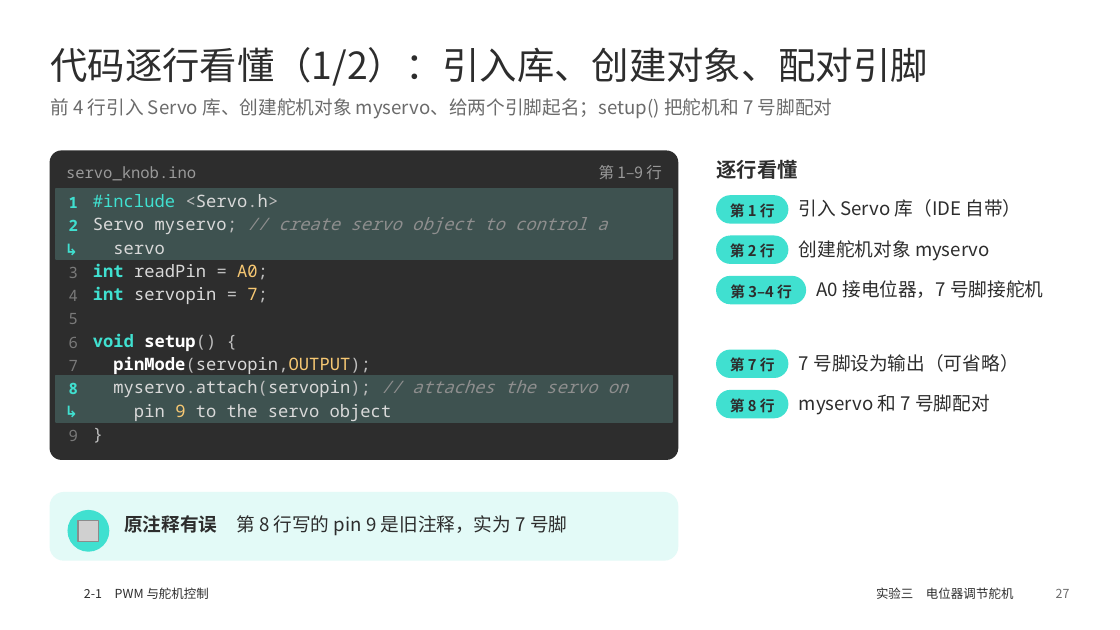
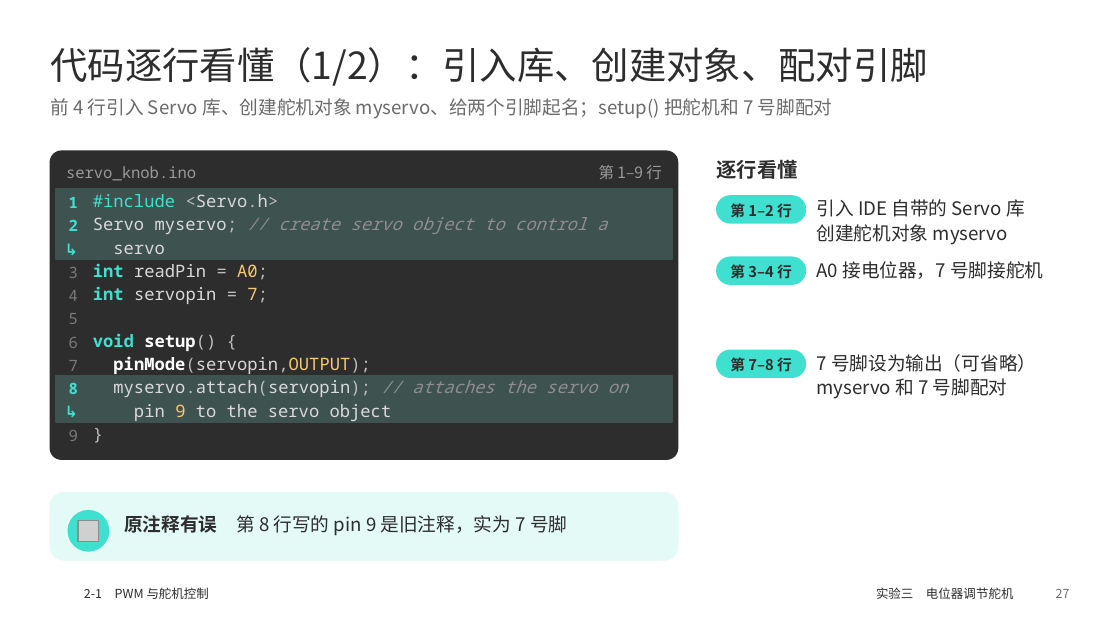
Before and after one commit to memoryzm214/Ericzm214, a slide deck: slide 27 of arduino-ppt/output/2-1_PWM_RGB呼吸灯_舵机_摇杆.pptx. Drawn at 1120x630 pixels with LibreOffice and Linux fonts; fonts in the diff are those of the drawing; grey boxes stand for pictures; background and template pictures are left out. Boxes give left, top, right and bottom in pixels: in the first picture for what was removed or moved away, otherwise in the second. Text is boxed around its words. In the diff, an @@ line names an element or a change of style, - is before the commit and + after.

```diff
--- a/arduino-ppt/output/2-1_PWM_RGB呼吸灯_舵机_摇杆.pptx
+++ b/arduino-ppt/output/2-1_PWM_RGB呼吸灯_舵机_摇杆.pptx
@@ rounded rectangle: place and size @@
-rounded rectangle at bbox=[717, 196, 787, 223]
+rounded rectangle at bbox=[717, 196, 805, 223]
@@ text at bbox=[730, 201, 792, 220]: text changed @@
-第 1 行
+第 1–2 行
@@ text at bbox=[817, 199, 1025, 245]: text changed @@
-引入 Servo 库（IDE 自带）
+引入 IDE 自带的 Servo 库
+创建舵机对象 myservo
@@ rounded rectangle: place and size @@
-rounded rectangle at bbox=[717, 236, 787, 263]
+rounded rectangle at bbox=[717, 258, 805, 284]
@@ text "第 3–4 行": place and size @@
-text "第 3–4 行" at bbox=[730, 282, 792, 301]
+text "第 3–4 行" at bbox=[730, 263, 792, 282]
@@ text removed at bbox=[730, 243, 775, 258] @@
-第 2 行
@@ text removed at bbox=[799, 240, 990, 261] @@
-创建舵机对象 myservo
@@ text "A0 接电位器，7 号脚接舵机": place and size @@
-text "A0 接电位器，7 号脚接舵机" at bbox=[817, 280, 1043, 298]
+text "A0 接电位器，7 号脚接舵机" at bbox=[817, 261, 1043, 279]
@@ rounded rectangle: place and size @@
-rounded rectangle at bbox=[717, 277, 805, 304]
+rounded rectangle at bbox=[717, 351, 805, 377]
@@ rounded rectangle removed at bbox=[717, 351, 787, 377] @@
@@ text at bbox=[730, 356, 792, 375]: text changed @@
-第 7 行
+第 7–8 行
@@ text "7 号脚设为输出（可省略）": place and size @@
-text "7 号脚设为输出（可省略）" at bbox=[799, 354, 1018, 372]
+text "7 号脚设为输出（可省略）" at bbox=[817, 354, 1036, 399]
@@ text at bbox=[817, 378, 1008, 399]: paragraph added @@
+myservo 和 7 号脚配对
@@ rounded rectangle removed at bbox=[717, 391, 787, 418] @@
@@ text removed at bbox=[730, 398, 775, 413] @@
-第 8 行
@@ text removed at bbox=[799, 394, 990, 415] @@
-myservo 和 7 号脚配对
```
Also in this commit, not shown: 10 other slides changed, 3 other files.
